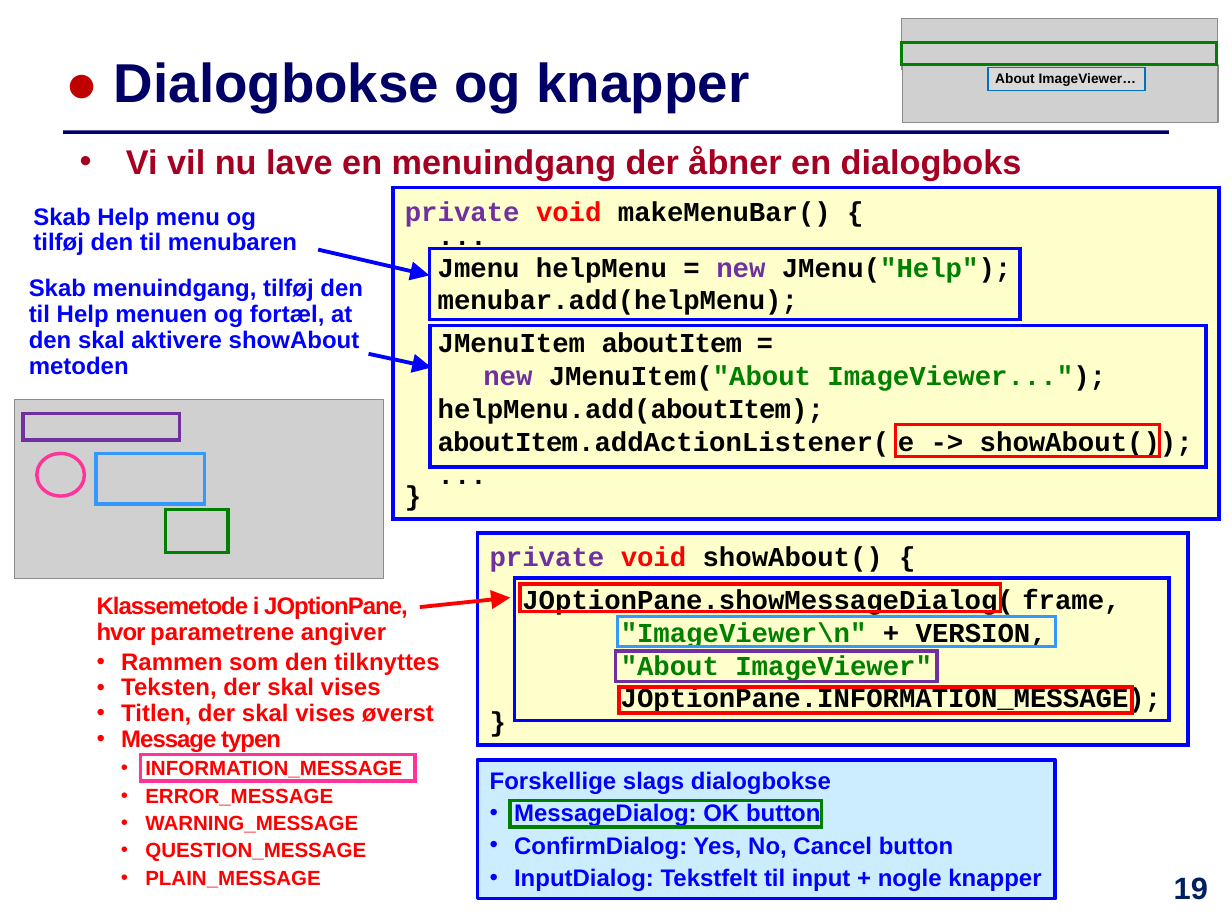
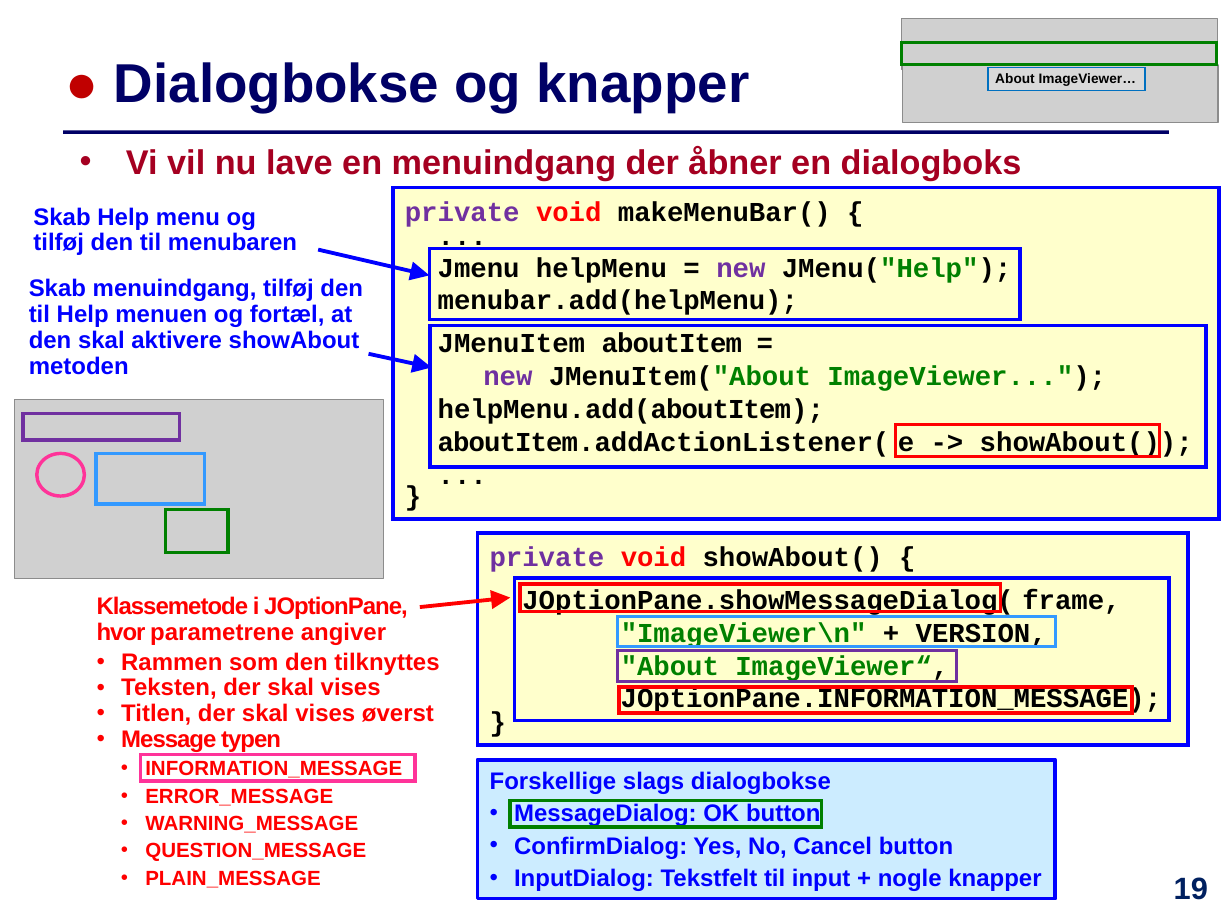
Before and after one commit to IntProgAU/Materiale, a slide deck: slide 19 of web/e21/uge_13/Slides-Uge13.pptx. Drawn at 1232x924 pixels with LibreOffice and Linux fonts; fonts in the diff are those of the drawing; grey boxes stand for pictures. Boxes give left, top, right and bottom in pixels: in the first picture for what was removed or moved away, otherwise in the second. Text is boxed around its words. In the diff, an @@ line names an element or a change of style, - is before the commit and + after.

```diff
--- a/web/e21/uge_13/Slides-Uge13.pptx
+++ b/web/e21/uge_13/Slides-Uge13.pptx
@@ rectangle: place and size @@
-rectangle at <box>616,650,938,681</box>
+rectangle at <box>617,650,956,681</box>
@@ text in rectangle at <box>621,655,948,682</box>: text changed @@
-"About ImageViewer"
+"About ImageViewer“,
```
Also in this commit, not shown: 1 other file.
